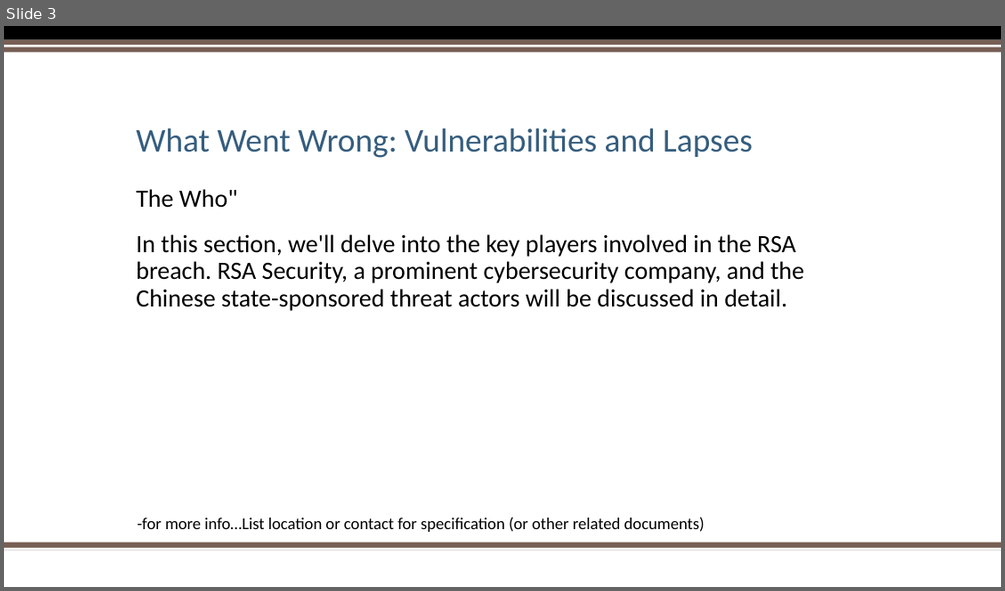
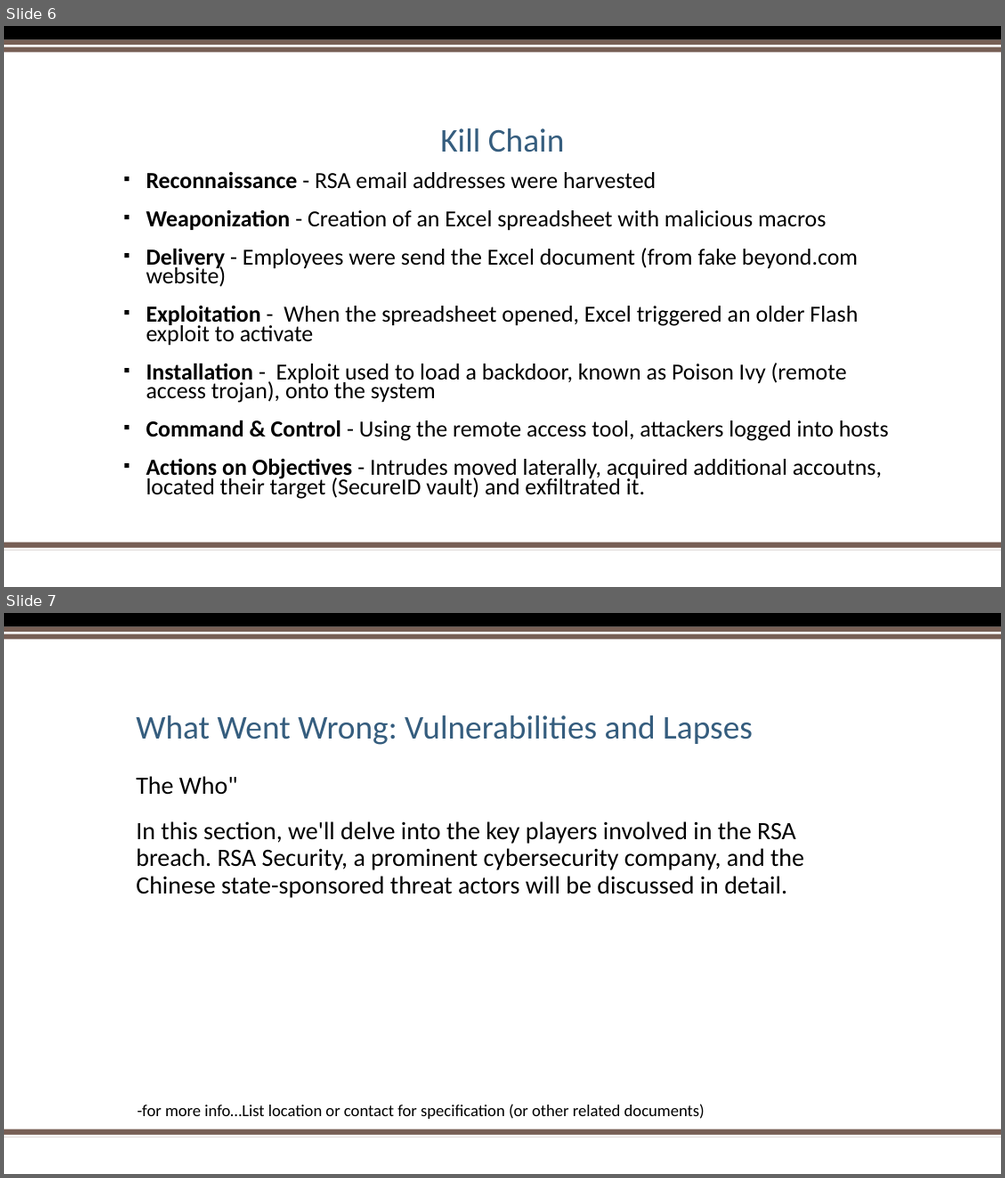
Before and after one commit to 0xTestbuild/IncidentResponseTeam8, a slide deck: lastname_Team8_FA_SlideDeck.pptx. Shown one above the other, each under a label of ours: slide 3 before the commit, slides 6 and 7 after it. The pictures are 1005x591 and 1005x1178 pixels, drawn with LibreOffice and Linux fonts; fonts in the diff are those of the drawing; background and template pictures are left out. Boxes give left, top, right and bottom in pixels: in the first picture for what was removed or moved away, otherwise in the second. Text is boxed around its words. In the diff, an @@ line names an element or a change of style, - is before the commit and + after.

```diff
--- a/lastname_Team8_FA_SlideDeck.pptx
+++ b/lastname_Team8_FA_SlideDeck.pptx
@@ slide 6 added at <box>4,26,1001,587</box>, background #FFFFFF; not listed: 5 template elements that a slide beside it also shows @@
@@ title added at <box>440,128,565,152</box>, 32 pt, text #355D7E @@
+Kill Chain
@@ text added at <box>146,172,889,499</box>, 22.2 pt, text #000000 @@
+▪ Reconnaissance - RSA email addresses were harvested
+▪ Weaponization - Creation of an Excel spreadsheet with malicious macros
+▪ Delivery - Employees were send the Excel document (from fake beyond.com website)
+▪ Exploitation - When the spreadsheet opened, Excel triggered an older Flash exploit to activate
+▪ Installation - Exploit used to load a backdoor, known as Poison Ivy (remote access trojan), onto the system
+▪ Command & Control - Using the remote access tool, attackers logged into hosts
+▪ Actions on Objectives - Intrudes moved laterally, acquired additional accoutns, located their target (SecureID vault) and exfiltrated it.
@@ what was slide 3 is now slide 7 @@
```
Also in this commit, not shown: 1 slide changed, 12 other slides added, 1 slide removed.
